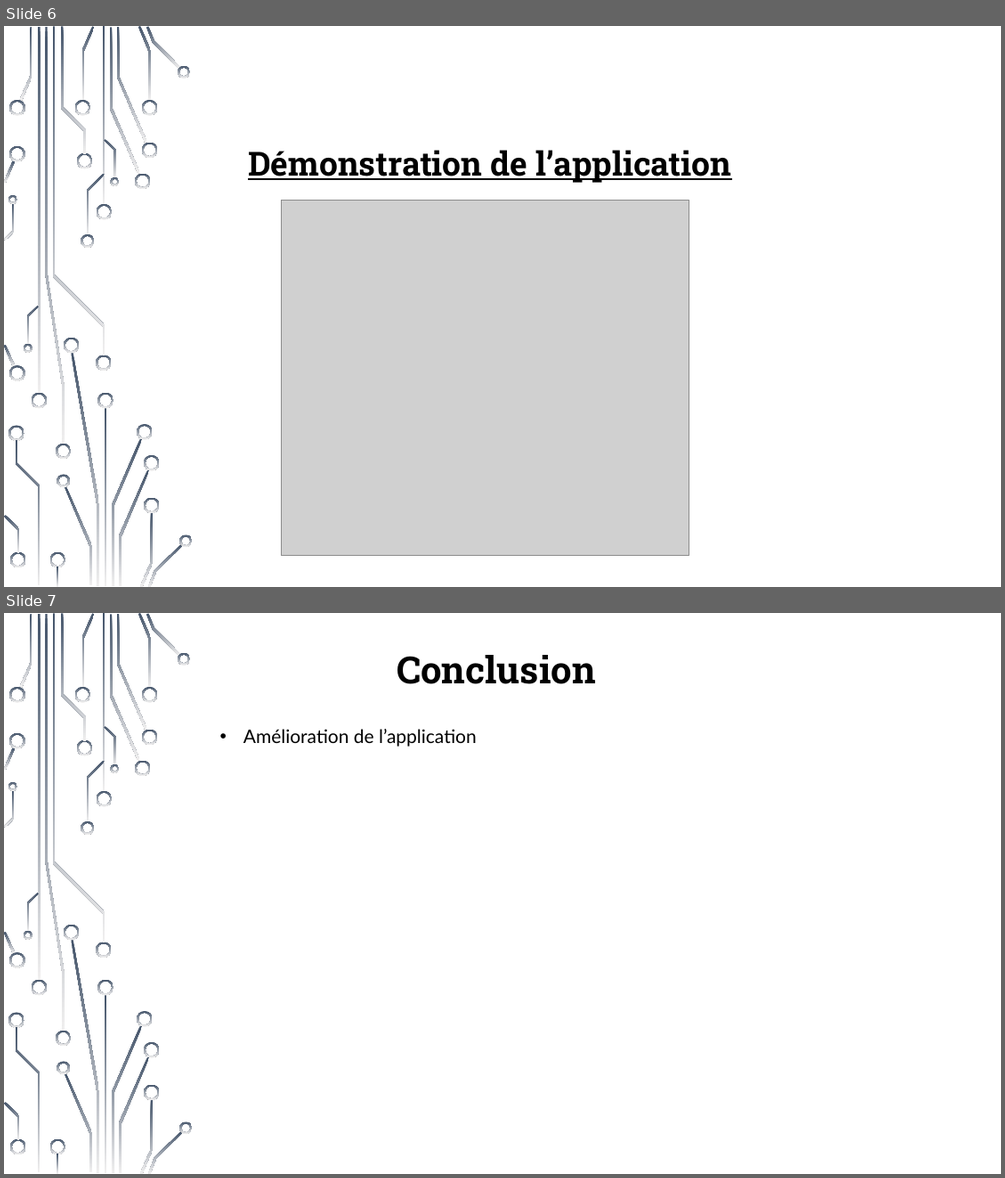
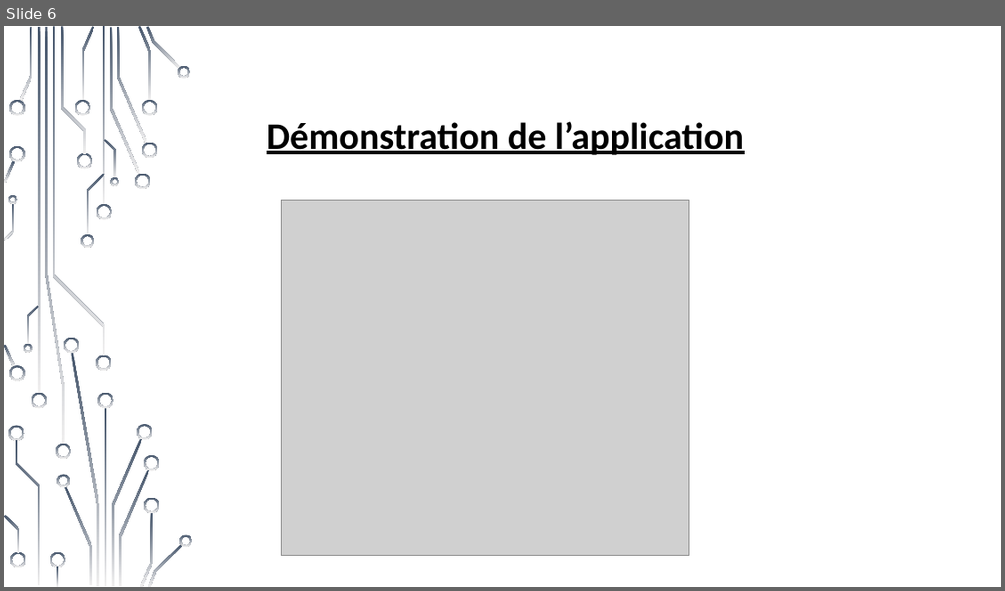
Before and after one commit to Holyz1988/PROJET1-ASP.NET, a slide deck: Présentation_demo_projet.pptx. Shown one above the other, each under a label of ours: slides 6 and 7 before the commit, slide 6 after it. The pictures are 1005x1178 and 1005x591 pixels, drawn with LibreOffice and Linux fonts; fonts in the diff are those of the drawing; grey boxes stand for pictures; background and template pictures are left out. Boxes give left, top, right and bottom in pixels: in the first picture for what was removed or moved away, otherwise in the second. Text is boxed around its words. In the diff, an @@ line names an element or a change of style, - is before the commit and + after.

```diff
--- a/Présentation_demo_projet.pptx
+++ b/Présentation_demo_projet.pptx
@@ slide 7 removed at [4,613,1001,1174], background picture (left out); not listed: 54 template elements that a slide beside it also shows @@
@@ text removed at [396,655,596,684] @@
-Conclusion
@@ text removed at [243,729,477,747] @@
-• Amélioration de l’application
@@ slide 6 changed as well @@
@@ text "Démonstration de l’application": place and size @@
-text "Démonstration de l’application" at [248,150,731,183]
+text "Démonstration de l’application" at [267,121,744,155]
@@ text "Démonstration de l’application" at [267,121,744,155]: size 32 to 36 pt, font Roboto Slab to Calibri @@
```
Also in this commit, not shown: 5 other slides changed, 2 slides added.
